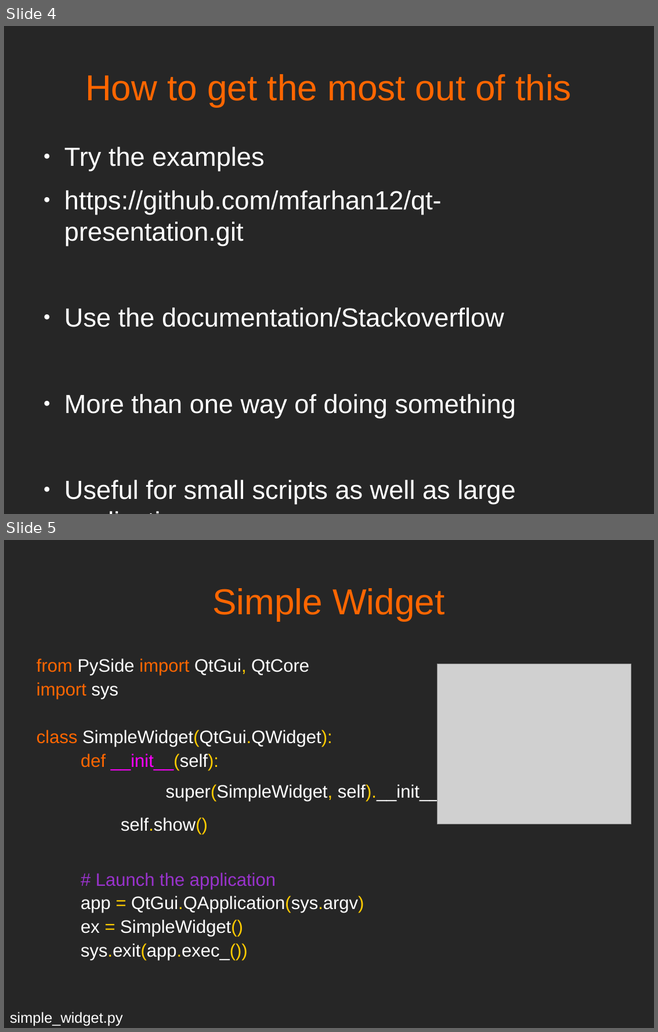
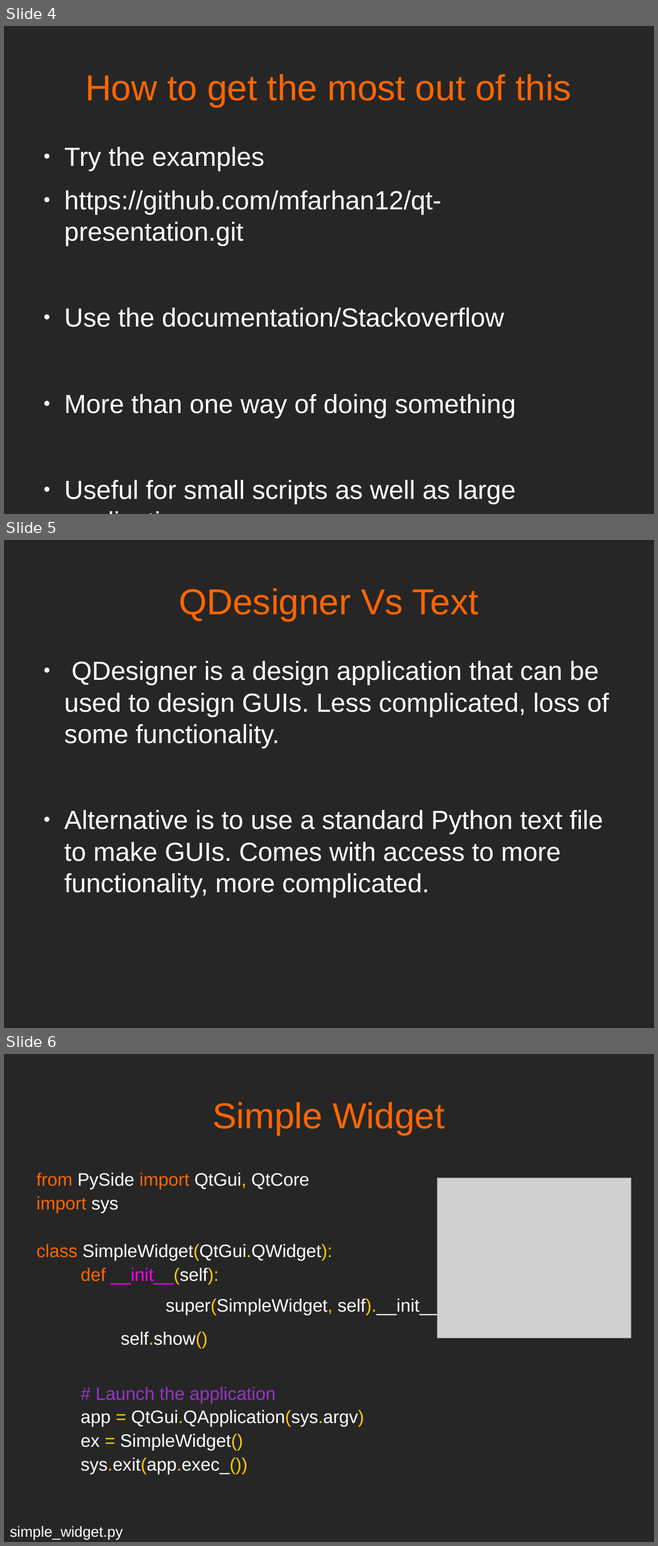
Before and after one commit to mfarhan12/qt-presentation, a slide deck: OPAG QT Presentation.odp. Shown one above the other, each under a label of ours: slides 4 and 5 before the commit, slides 4, 5 and 6 after it. The pictures are 658x1032 and 658x1546 pixels, drawn with LibreOffice and Linux fonts; fonts in the diff are those of the drawing; grey boxes stand for pictures. Boxes give left, top, right and bottom in pixels: in the first picture for what was removed or moved away, otherwise in the second. Text is boxed around its words. In the diff, an @@ line names an element or a change of style, - is before the commit and + after.

Commit message:
finished 3d plot slide, add qeditor vs text slide

```diff
--- a/OPAG QT Presentation.odp
+++ b/OPAG QT Presentation.odp
@@ slide 5 added at box(4, 540, 654, 1028), background #262626 @@
@@ title added at box(179, 588, 478, 621), 44 pt, text #FF6600 @@
+QDesigner Vs Text
@@ text added at box(64, 661, 609, 897), 32 pt, text #FFFFFF @@
+● QDesigner is a design application that can be used to design GUIs. Less complicated, loss of some functionality.
+● Alternative is to use a standard Python text file to make GUIs. Comes with access to more functionality, more complicated.
@@ what was slide 5 is now slide 6 @@
```
Also in this commit, not shown: 1 slide changed, 1 other slide added, 1 slide removed, 1 other file.
